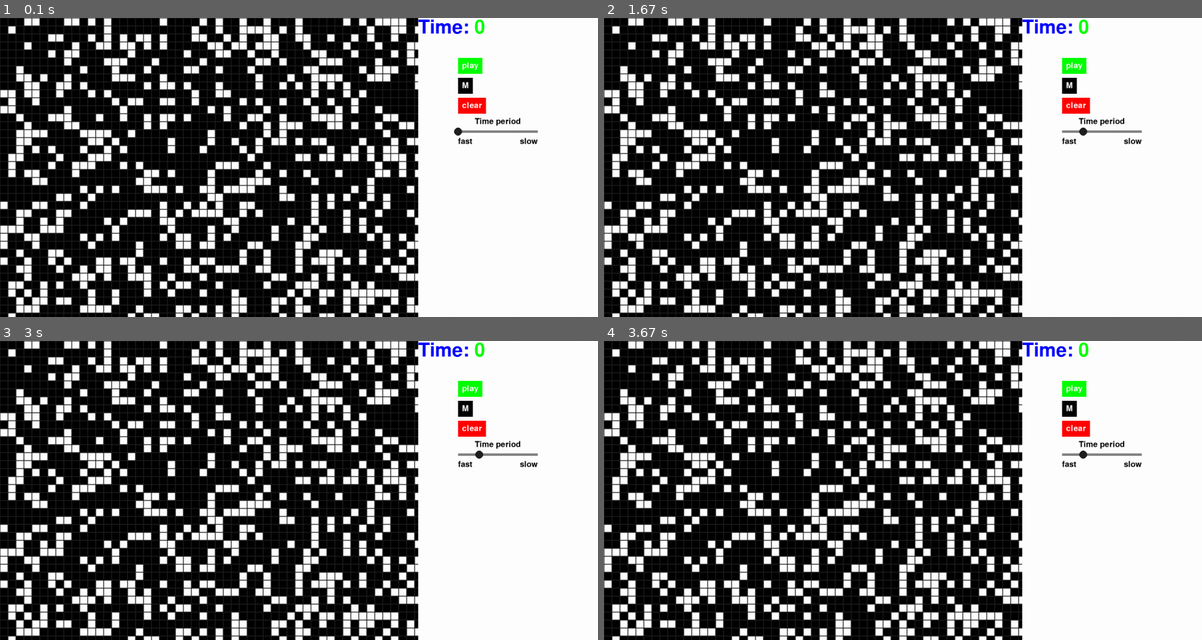
Above: before the commit, frames 1-4 (two rows, left to right).
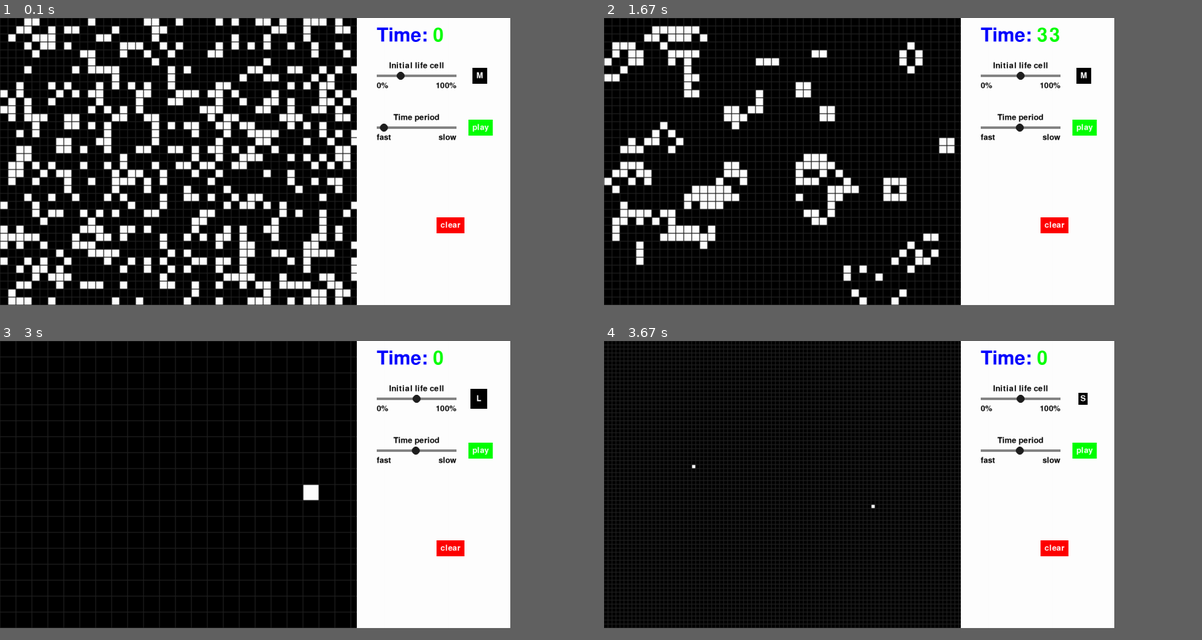
Above: after the commit, the same moments.

Repository: Thanapat-Mah/python-game
Game: pygame game, started from Game of Life/main.py
Two runs of this game, one before a commit and one after it. Both use one fixed random seed, a clock stepped at 60 frames per second and the inputs below.
Inputs (mouse positions are in pixels of both pictures, inside the frame that each line leads up to):
- Up to frame 1 (0.1 s): no input
- Up to frame 2 (1.67 s): press the mouse at (1082, 128) at 0.37 s; move the mouse to (891, 179) at 0.47 s; release the mouse at (699, 227) at 0.6 s; press the mouse at (1082, 128) at 0.7 s; move the mouse to (974, 95) at 0.8 s; release the mouse at (867, 65) at 0.93 s; press the mouse at (1022, 74) at 1.03 s; move the mouse to (903, 89) at 1.13 s; release the mouse at (789, 101) at 1.27 s; press the mouse at (1022, 128) at 1.37 s; move the mouse to (914, 167) at 1.47 s; release the mouse at (807, 206) at 1.6 s
- Up to frame 3 (3 s): press the mouse at (418, 451) at 1.7 s; move the mouse to (376, 412) at 1.8 s; release the mouse at (334, 376) at 1.93 s; press the mouse at (478, 397) at 2.03 s; move the mouse to (304, 496) at 2.13 s; release the mouse at (131, 592) at 2.27 s; press the mouse at (418, 397) at 2.37 s; move the mouse to (358, 388) at 2.47 s; release the mouse at (304, 376) at 2.6 s; press the mouse at (448, 547) at 2.7 s; move the mouse to (376, 520) at 2.8 s; release the mouse at (304, 496) at 2.93 s
- Up to frame 4 (3.67 s): press the mouse at (1082, 397) at 3.03 s; move the mouse to (968, 442) at 3.13 s; release the mouse at (855, 487) at 3.27 s; press the mouse at (1052, 547) at 3.37 s; move the mouse to (873, 505) at 3.47 s; release the mouse at (693, 463) at 3.6 s
In our replay, the window is 900x450 before the commit and 768x432 after it. These sizes can differ from the game's own. Grey fills any space a smaller window leaves; there, only what the larger window draws over its background counts as a difference.

The runs differ from the first frame. In frame 1, 35% of the frame differs, in the area x 0-90%, y 0-100%; in frame 2, 32%; in frame 3, 29%; in frame 4, 30%.

Commit message:
Add initial life cell adjusting and adjust UI

Diff:
--- a/Game of Life/cell.py
+++ b/Game of Life/cell.py
@@ -4,24 +4,24 @@
 
 class Cell:
 	def __init__(self, init_life_percent):
-		if random.randint(0, 100) <= init_life_percent:
+		if random.randint(1, 100) <= init_life_percent:
 			self.life = True
 		else:
 			self.life = False
 		self.next_life = False
 
 class CellPanel:
-	def __init__(self, screen, init_life_percent=30, size='M'):
+	def __init__(self, screen, game):
 		self.display = screen.display
-		if size == 'S':
+		if game.cell_size == 'S':
 			self.size = 10
-		elif size == 'M':
+		elif game.cell_size == 'M':
 			self.size = 20
-		elif size == 'L':
+		elif game.cell_size == 'L':
 			self.size = 40
 		self.col = int(screen.width*(1-screen.CPRatio)//self.size + 1)
 		self.row = screen.height//self.size + 1
-		self.cells = [[Cell(init_life_percent=init_life_percent) for r in range(self.row)] for c in range(self.col)]
+		self.cells = [[Cell(init_life_percent=game.init_life) for r in range(self.row)] for c in range(self.col)]
 
 	def count_around_life(self, col, row):
 		check = [-1, 0, 1]
@@ -54,13 +54,12 @@
 		x, y = pygame.mouse.get_pos()
 		target_col = x//self.size
 		target_row = y//self.size
-		if target_col > self.col or target_row > self.row:
+		if target_col > self.col-1 or target_row > self.row-1:
 			return(False)
-		elif event.type == pygame.MOUSEBUTTONDOWN:
-			if pygame.mouse.get_pressed()[0]:	# left click = set life
-				self.cells[target_col][target_row].life = True
-			elif pygame.mouse.get_pressed()[2]:		# right click = set dead
-				self.cells[target_col][target_row].life = False
+		if pygame.mouse.get_pressed()[0]:	# left click = set life
+			self.cells[target_col][target_row].life = True
+		elif pygame.mouse.get_pressed()[2]:		# right click = set dead
+			self.cells[target_col][target_row].life = False
 
 	def clear(self):
 		for c in range(self.col):
--- a/Game of Life/controlPanel.py
+++ b/Game of Life/controlPanel.py
@@ -5,7 +5,7 @@
 from slideBar import SlideBar
 
 class ControlPanel:
-	def __init__(self, screen, cell_size, background_color=Color.white):
+	def __init__(self, screen, game, background_color=Color.white):
 		self.display = screen.display
 		self.x = int(screen.width*(1-screen.CPRatio))-1
 		self.y = 0
@@ -13,11 +13,13 @@
 		self.height = screen.height
 		self.background_color = background_color
 		self.time = 0
-		self.playstop_bt = Button(x=self.x+100, y=100, text='play', font=Font.comic_small, text_color=Color.white, background_color=Color.green)
-		self.cellsize_bt = Button(x=self.x+100, y=150, text=str(cell_size), font=Font.comic_small, text_color=Color.white, background_color=Color.black)
-		self.speed_bar = SlideBar(x=self.x+100, y=250, name='Time period', font=Font.comic_small, text_color=Color.black, bar_lenght=200,
-								bar_color=Color.gray, point_color=Color.dark_gray, min_label='fast', max_label='slow', value=1, min_value=1, max_value=50)
-		self.clear_bt = Button(x=self.x+100, y=200, text='clear', font=Font.comic_small, text_color=Color.white, background_color=Color.red)
+		self.playstop_bt = Button(x=self.x+280, y=255, text='play', font=Font.comic_small, text_color=Color.white, background_color=Color.green)
+		self.clear_bt = Button(x=self.x+200, y=500, text='clear', font=Font.comic_small, text_color=Color.white, background_color=Color.red)
+		self.cellsize_bt = Button(x=self.x+290, y=125, text=str(game.cell_size), font=Font.comic_small, text_color=Color.white, background_color=Color.black)
+		self.speed_bar = SlideBar(x=self.x+50, y=240, name='Time period', font=Font.comic_small, text_color=Color.black, bar_lenght=200,
+								bar_color=Color.gray, point_color=Color.dark_gray, min_label='fast', max_label='slow', value=game.period, min_value=1, max_value=100)
+		self.init_life_bar = SlideBar(x=self.x+50, y=110, name='Initial life cell', font=Font.comic_small, text_color=Color.black, bar_lenght=200,
+								bar_color=Color.gray, point_color=Color.dark_gray, min_label='0%', max_label='100%', value=game.init_life, min_value=0, max_value=100)
 
 	def reset_time(self):
 		self.time = 0
@@ -31,21 +33,23 @@
 	def draw_time(self):
 		time_label = Font.comic_normal.render('Time: ', 1, Color.blue)
 		time = Font.comic_normal.render(str(self.time), 1, Color.green)
-		self.display.blit(time_label, (self.x, 0))
-		self.display.blit(time, (self.x+time_label.get_width(), 0))
+		self.display.blit(time_label, (self.x+50, 20))
+		self.display.blit(time, (self.x+50+time_label.get_width(), 20))
 
 	def draw_panel(self):
 		self.draw_background()
 		self.draw_time()
 		self.playstop_bt.draw_button(self.display)
+		self.clear_bt.draw_button(self.display)
 		self.cellsize_bt.draw_button(self.display)
-		self.clear_bt.draw_button(self.display)
 		self.speed_bar.draw_bar(display=self.display)
+		self.init_life_bar.draw_bar(display=self.display)
 
-	def check_event(self, event, period):
+	def check_event(self, event, game):
 		bt = None
 		status = None
-		adjust_speed, new_period = self.speed_bar.update_value(event, period)
+		adjust_speed, new_period = self.speed_bar.update_value(event, game.period)
+		adjust_init_life, new_init_life = self.init_life_bar.update_value(event, game.init_life)
 		if self.playstop_bt.click(event):
 			bt = 'state'
 			if self.playstop_bt.text == 'stop':
@@ -57,26 +61,36 @@
 				self.playstop_bt.text = 'stop'
 				self.playstop_bt.background_color = Color.red
 
+		elif self.clear_bt.click(event) and self.playstop_bt.text == 'play':
+			bt = 'clear'
+
 		elif self.cellsize_bt.click(event) and self.playstop_bt.text == 'play':
 			bt = 'cellsize'
 			if self.cellsize_bt.text == 'S':
 				status = 'M'
 				self.cellsize_bt.text = 'M'
 				self.cellsize_bt.padding = 10
+				self.cellsize_bt.x -= 5
+				self.cellsize_bt.y -= 5
 			elif self.cellsize_bt.text == 'M':
 				status = 'L'
 				self.cellsize_bt.text = 'L'
 				self.cellsize_bt.padding = 15
+				self.cellsize_bt.x -= 5
+				self.cellsize_bt.y -= 5
 			elif self.cellsize_bt.text == 'L':
 				status = 'S'
 				self.cellsize_bt.text = 'S'
 				self.cellsize_bt.padding = 5
-
-		elif self.clear_bt.click(event) and self.playstop_bt.text == 'play':
-			bt = 'clear'
+				self.cellsize_bt.x += 10
+				self.cellsize_bt.y += 10
 
 		elif adjust_speed:
 			bt = 'period'
 			status = new_period
 
+		elif adjust_init_life:
+			bt = 'init_life'
+			status = new_init_life
+
 		return(bt, status)
--- a/Game of Life/game.py
+++ b/Game of Life/game.py
@@ -4,10 +4,12 @@
 from cell import CellPanel
 
 class Game:
-	def __init__(self, time_count=0, state='set', period=1):
+	def __init__(self, time_count=0, state='set', period=10, init_life=30, cell_size='M'):
 		self.time_count = time_count
 		self.state = state		# set, play, stop
 		self.period = period
+		self.init_life = init_life
+		self.cell_size = cell_size
 
 	def process_event(self, bt, status):
 		if bt == 'state':
@@ -15,6 +17,8 @@
 		elif bt == 'period':
 			self.time_count = 1
 			self.period = status
+		elif bt == 'init_life':
+			self.init_life = status
 
 	def is_play(self):
 		return(self.time_count%self.period == 0 and self.state == 'play')
--- a/Game of Life/main.py
+++ b/Game of Life/main.py
@@ -15,9 +15,10 @@
 				cellPanel.set_cell(event)
 
 			# check for user trigger event
-			bt, status = controlPanel.check_event(event, game.period)
+			bt, status = controlPanel.check_event(event, game)
 			if bt == 'cellsize':
-				cellPanel = CellPanel(screen=screen, size=status)
+				game.cell_size = status
+				cellPanel = CellPanel(screen=screen, game=game)
 				controlPanel.reset_time()
 				game.state = 'set'
 			elif bt == 'clear':
@@ -43,9 +44,10 @@
 if __name__ == '__main__':
 	pygame.init()
 
-	screen = Screen()
-	controlPanel = ControlPanel(screen=screen, cell_size='M')
-	cellPanel = CellPanel(screen=screen, size='M')
 	game = Game()
+	screen = Screen(fullscreen=True)
+	controlPanel = ControlPanel(screen=screen, game=game)
+	cellPanel = CellPanel(screen=screen, game=game)
+
 
 	play_game(screen, cellPanel, controlPanel, game)
--- a/Game of Life/slideBar.py
+++ b/Game of Life/slideBar.py
@@ -24,7 +24,7 @@
 		# bar
 		self.surface = pygame.Surface((self.bar_lenght, 6))
 		self.surface.fill(self.bar_color)
-		self.bar = pygame.Rect(self.x, self.y+show_name_size[1]+5, self.bar_lenght, 20)
+		self.bar = pygame.Rect(self.x-5, self.y+show_name_size[1]+5, self.bar_lenght+10, 20)
 		display.blit(self.surface, (self.x, self.y+show_name_size[1]+12))
 		# point
 		point_x = self.x+self.bar_lenght*(self.value-self.min_value)/(self.max_value-self.min_value)
